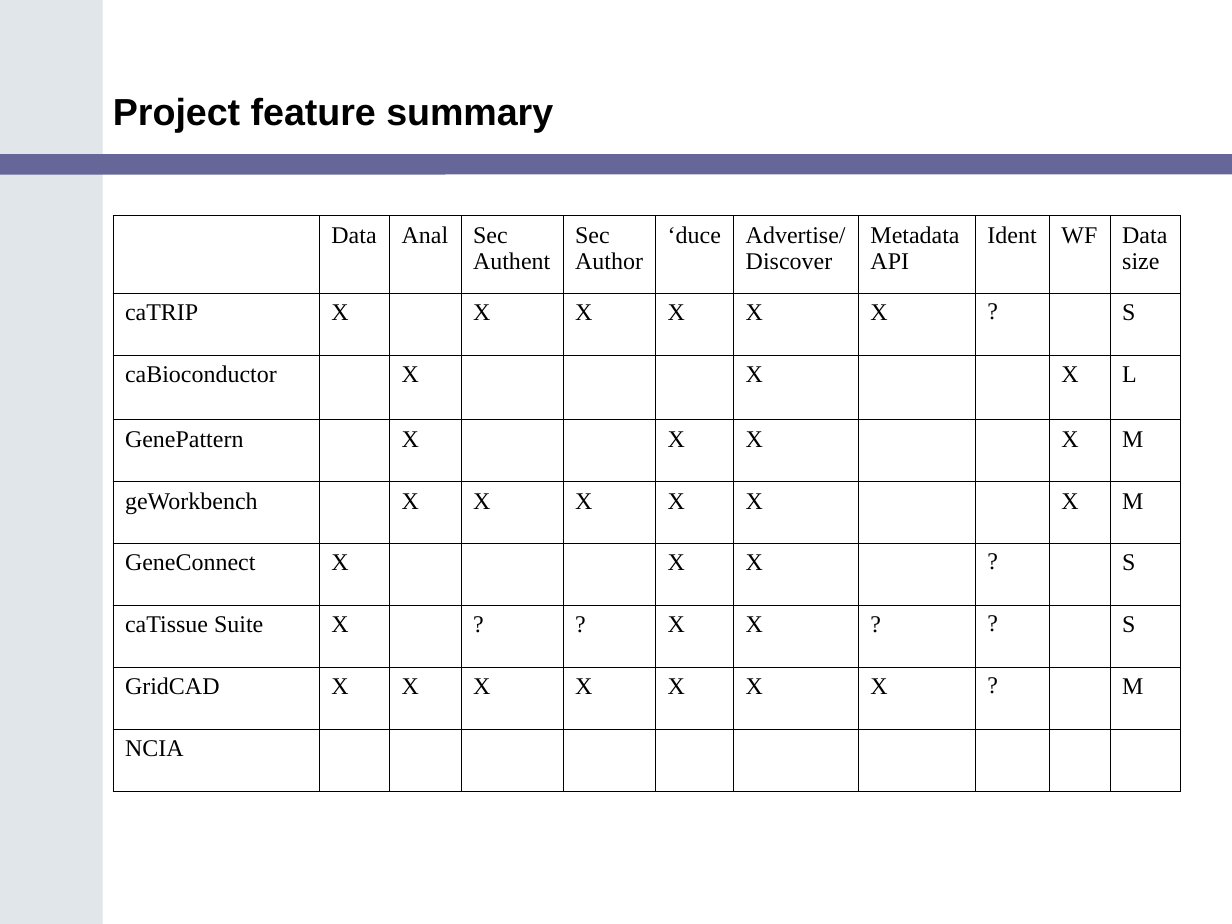
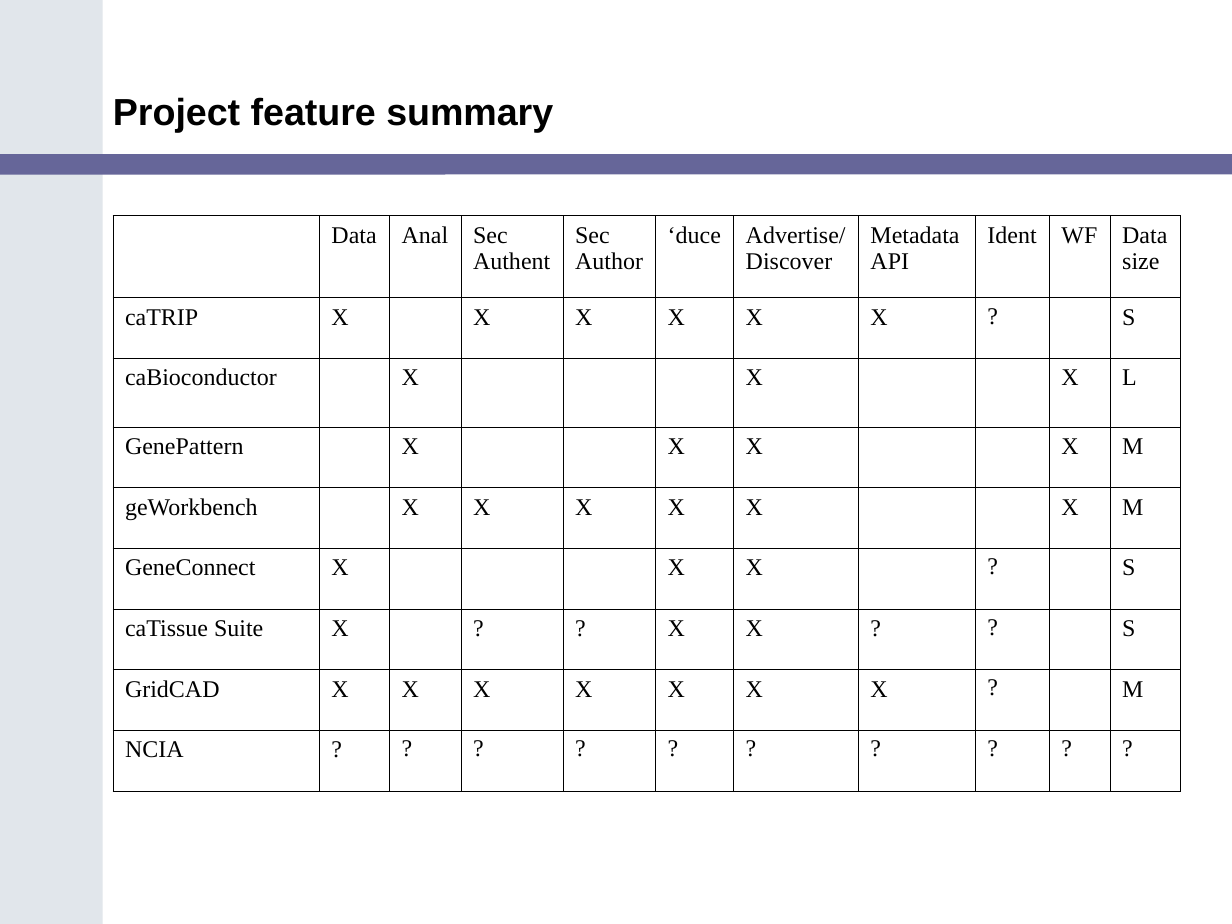
Before and after one commit to NCIP/cagrid-portal, a slide deck: slide 24 of cagrid-1-0/Documentation/presentations/200607_VCDE_ARCH/Ref_Impl_Arch_VCDE_2006_07.ppt (slide 26 before the commit). Drawn at 1232x924 pixels with LibreOffice and Linux fonts; fonts in the diff are those of the drawing; background and template pictures are left out. Boxes give left, top, right and bottom in pixels: in the first picture for what was removed or moved away, otherwise in the second. Text is boxed around its words. In the diff, an @@ line names an element or a change of style, - is before the commit and + after.

Commit message:
added tba for ncia

```diff
--- a/cagrid-1-0/Documentation/presentations/200607_VCDE_ARCH/Ref_Impl_Arch_VCDE_2006_07.ppt
+++ b/cagrid-1-0/Documentation/presentations/200607_VCDE_ARCH/Ref_Impl_Arch_VCDE_2006_07.ppt
@@ table at [113, 216, 1180, 791] @@
-row 9: NCIA |  |  |  |  |  |  |  |  |  | 
+row 9: NCIA | ? | ? | ? | ? | ? | ? | ? | ? | ? | ?
```
Also in this commit, not shown: 2 other slides changed, 2 slides removed.
